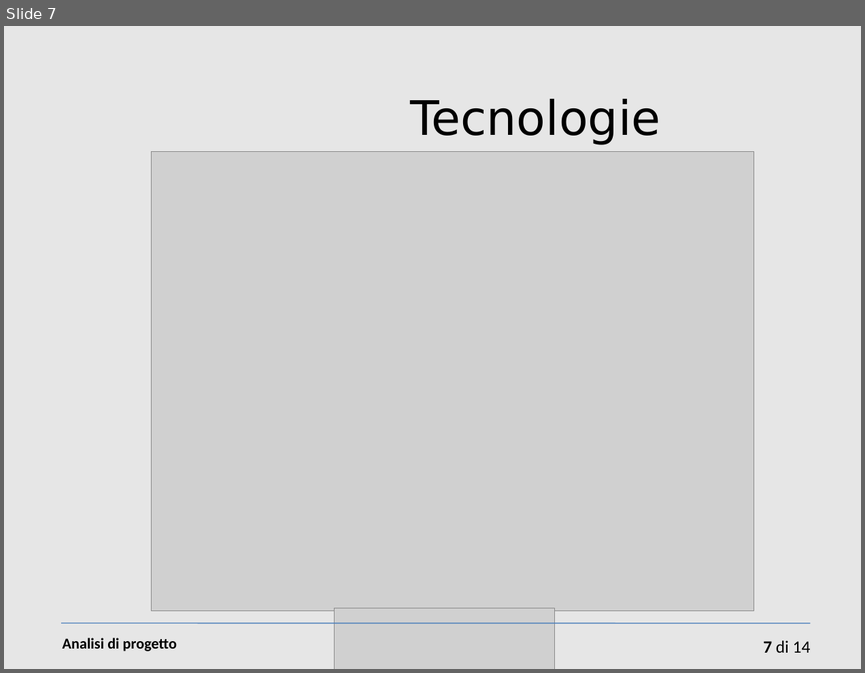
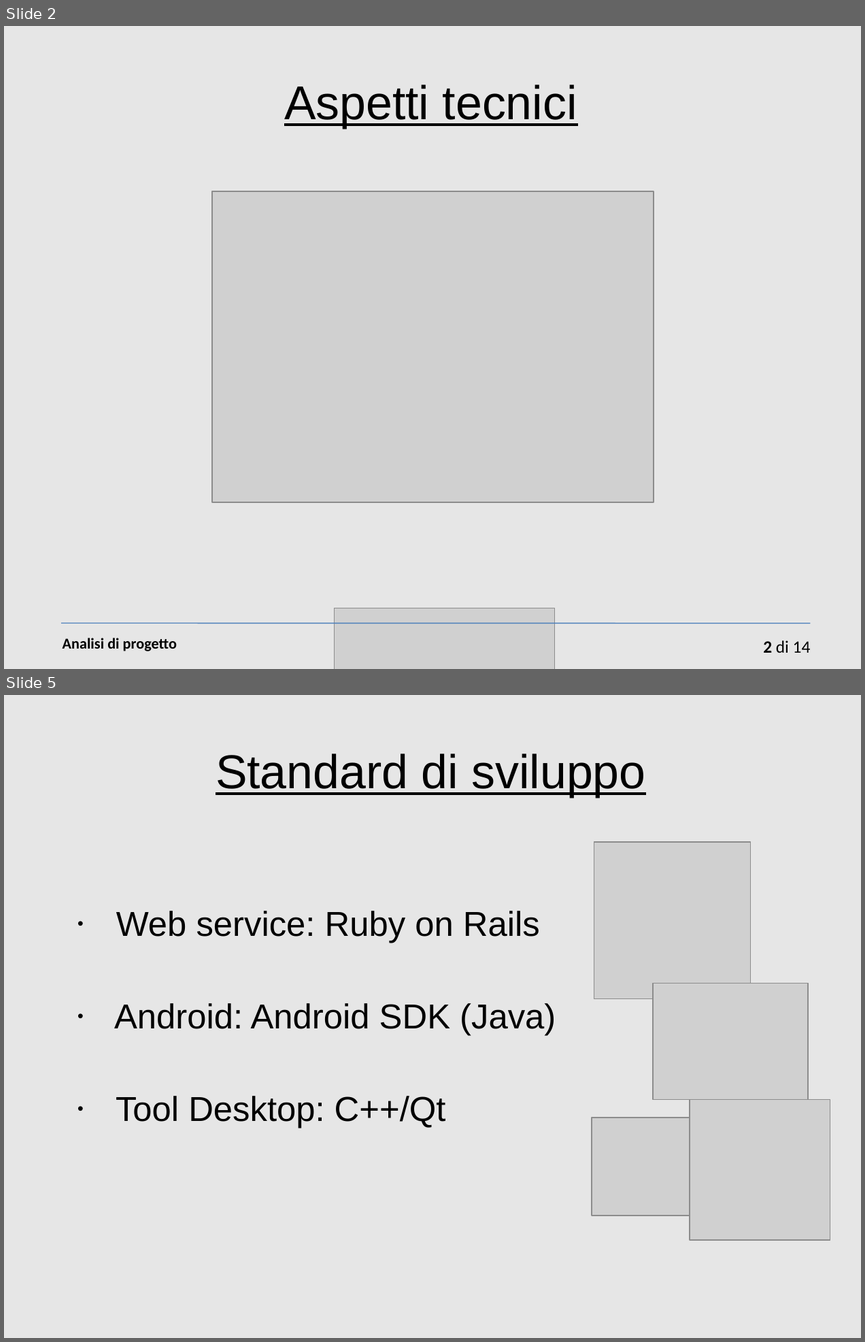
Before and after one commit to sevenfold-IS2011/woty_SGP, a slide deck: 2 dettagli tecnici/Presentazione-cap2.ppt. Shown one above the other, each under a label of ours: slide 7 before the commit, slides 2 and 5 after it; the slides between them are not shown. The pictures are 865x673 and 865x1342 pixels, drawn with LibreOffice and Linux fonts; fonts in the diff are those of the drawing; grey boxes stand for pictures. Boxes give left, top, right and bottom in pixels: in the first picture for what was removed or moved away, otherwise in the second. Text is boxed around its words. In the diff, an @@ line names an element or a change of style, - is before the commit and + after.

```diff
--- a/2 dettagli tecnici/Presentazione-cap2.ppt
+++ b/2 dettagli tecnici/Presentazione-cap2.ppt
@@ slide 5 added at (x1=4, y1=695, x2=861, y2=1338), background #E6E6E6 @@
@@ title added at (x1=215, y1=753, x2=645, y2=798), 44 pt, text #000000, underline @@
+Standard di sviluppo
@@ picture added at (x1=594, y1=842, x2=751, y2=999) @@
@@ text added at (x1=114, y1=911, x2=555, y2=1128), 32 pt, text #000000 @@
+• Web service: Ruby on Rails
+• Android: Android SDK (Java)
+• Tool Desktop: C++/Qt
@@ picture added at (x1=653, y1=983, x2=808, y2=1100) @@
@@ picture added at (x1=689, y1=1100, x2=830, y2=1240) @@
@@ picture added at (x1=592, y1=1117, x2=689, y2=1215) @@
@@ what was slide 7 is now slide 2 @@
@@ slide 2 changed as well @@
@@ title added at (x1=284, y1=84, x2=577, y2=129), 44 pt, text #000000, underline @@
+Aspetti tecnici
@@ text removed at (x1=411, y1=99, x2=661, y2=145) @@
-Tecnologie
@@ picture resized from (x1=152, y1=151, x2=754, y2=610) to (x1=212, y1=192, x2=654, y2=503) @@
@@ page number at (x1=763, y1=640, x2=810, y2=652): text changed @@
-7 di 14
+2 di 14
```
Also in this commit, not shown: 1 other slide changed, 6 other slides added, 12 slides removed, 1 other file.
